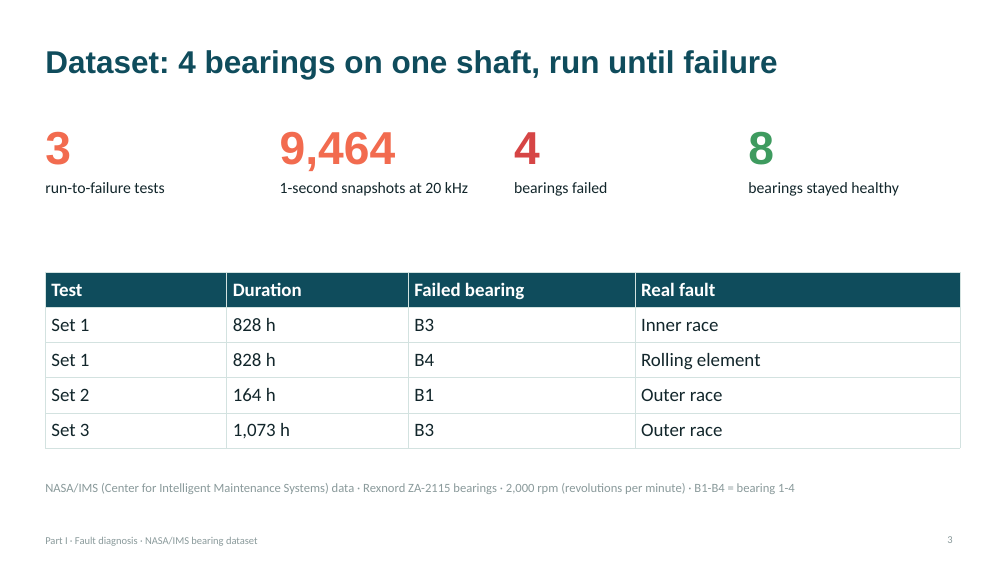
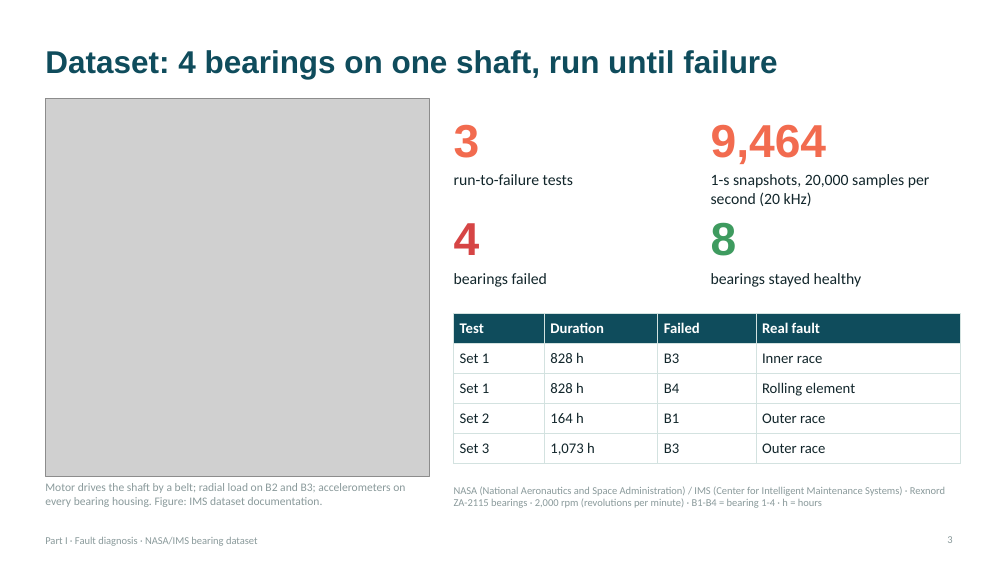
Before and after one commit to Adrian-Jotham/AISmartFactory, a slide deck: slide 3 of fault_diagnosis_part1_short.pptx. Drawn at 1008x567 pixels with LibreOffice and Linux fonts; fonts in the diff are those of the drawing; grey boxes stand for pictures. Boxes give left, top, right and bottom in pixels: in the first picture for what was removed or moved away, otherwise in the second. Text is boxed around its words. In the diff, an @@ line names an element or a change of style, - is before the commit and + after.

```diff
--- a/fault_diagnosis_part1_short.pptx
+++ b/fault_diagnosis_part1_short.pptx
@@ picture added at [45, 98, 430, 476] @@
@@ text "3": place and size @@
-text "3" at [45, 131, 71, 165]
+text "3" at [454, 124, 480, 158]
@@ text "9,464": place and size @@
-text "9,464" at [280, 131, 396, 171]
+text "9,464" at [711, 124, 827, 164]
@@ text "run-to-failure tests": place and size @@
-text "run-to-failure tests" at [45, 182, 164, 193]
+text "run-to-failure tests" at [454, 174, 573, 185]
@@ text added at [711, 174, 930, 206], 15 pt, text #12262B @@
+1-s snapshots, 20,000 samples per second (20 kHz)
@@ text removed at [280, 182, 468, 196] @@
-1-second snapshots at 20 kHz
@@ text "4": place and size @@
-text "4" at [514, 132, 540, 164]
+text "4" at [454, 223, 480, 255]
@@ text "8": place and size @@
-text "8" at [748, 131, 774, 165]
+text "8" at [711, 222, 737, 256]
@@ text "bearings failed": place and size @@
-text "bearings failed" at [514, 182, 607, 196]
+text "bearings failed" at [454, 273, 547, 287]
@@ text "bearings stayed healthy": place and size @@
-text "bearings stayed healthy" at [748, 182, 899, 196]
+text "bearings stayed healthy" at [711, 273, 862, 287]
@@ table at [454, 314, 960, 459] @@
-row 1, column 3: Failed bearing
+row 1, column 3: Failed
@@ size 18 to 14 pt @@
@@ table: place and size @@
-table at [45, 272, 960, 442]
+table at [454, 314, 960, 459]
@@ text added at [45, 483, 405, 507], 11 pt, text #8A9A9B @@
+Motor drives the shaft by a belt; radial load on B2 and B3; accelerometers on every bearing housing. Figure: IMS dataset documentation.
@@ text at [454, 487, 945, 508]: text changed; size 12 to 10 pt @@
-NASA/IMS (Center for Intelligent Maintenance Systems) data · Rexnord ZA-2115 bearings · 2,000 rpm (revolutions per minute) · B1-B4 = bearing 1-4
+NASA (National Aeronautics and Space Administration) / IMS (Center for Intelligent Maintenance Systems) · Rexnord ZA-2115 bearings · 2,000 rpm (revolutions per minute) · B1-B4 = bearing 1-4 · h = hours
```
Also in this commit, not shown: 6 other slides changed, 4 slides added, 3 other files.
